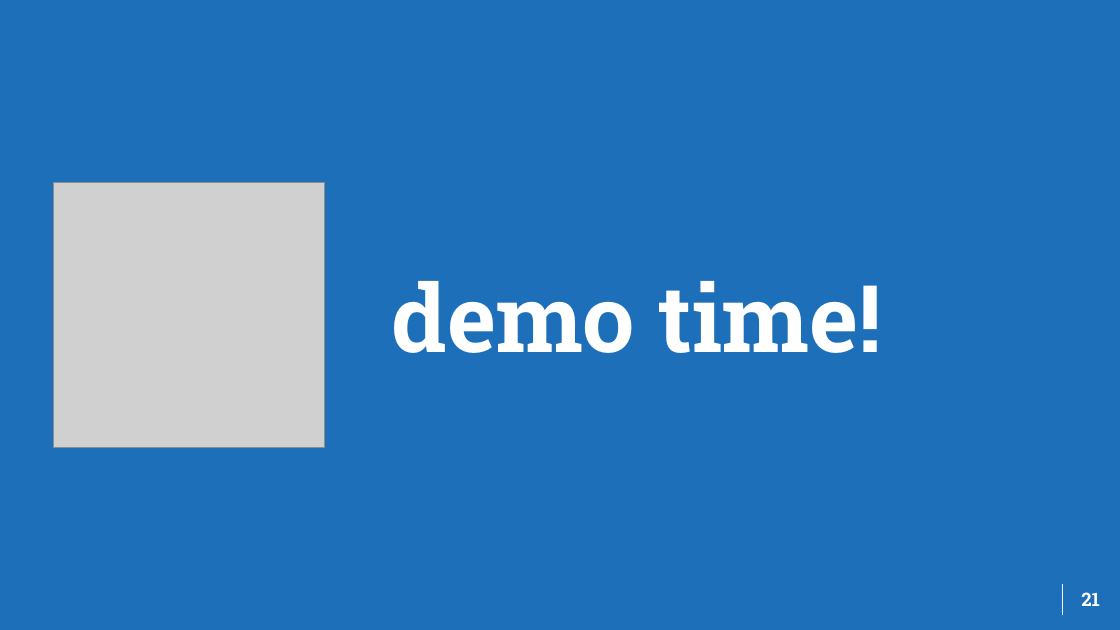
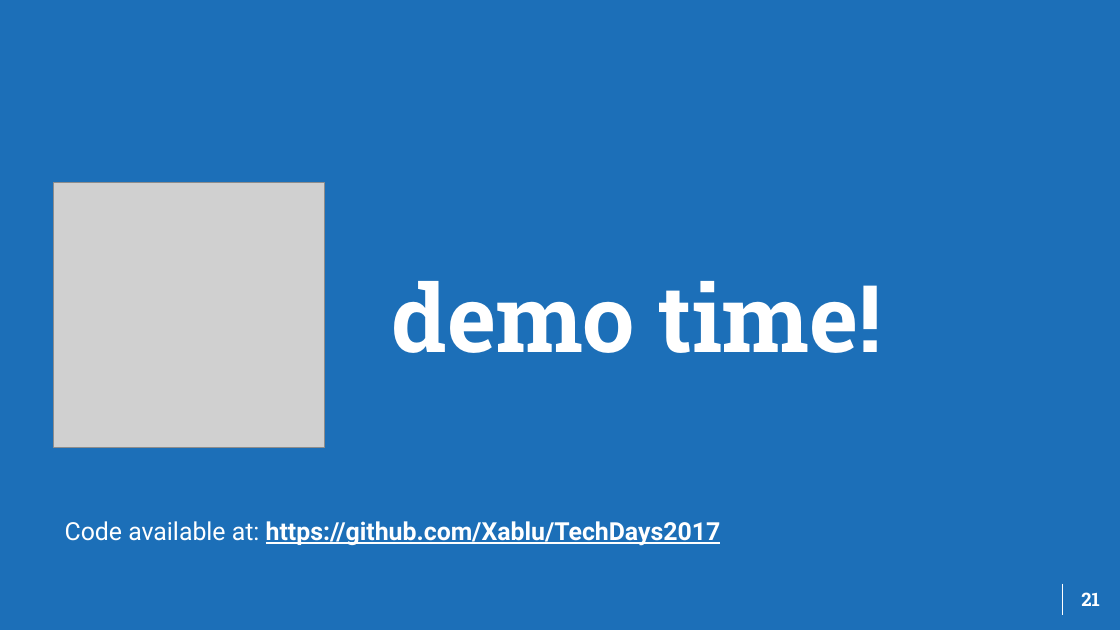
Before and after one commit to Xablu/TechDays2017, a slide deck: slide 21 of Building Native Designed App with Xamarin and MvvmCross.pptx. Drawn at 1120x630 pixels with LibreOffice and Linux fonts; fonts in the diff are those of the drawing; grey boxes stand for pictures; background and template pictures are left out. Boxes give left, top, right and bottom in pixels: in the first picture for what was removed or moved away, otherwise in the second. Text is boxed around its words. In the diff, an @@ line names an element or a change of style, - is before the commit and + after.

```diff
--- a/Building Native Designed App with Xamarin and MvvmCross.pptx
+++ b/Building Native Designed App with Xamarin and MvvmCross.pptx
@@ text added at [65,521,721,546], 16 pt, text #FFFFFF, bold, underline @@
+Code available at: https://github.com/Xablu/TechDays2017
```
Also in this commit, not shown: 1 slide added.
